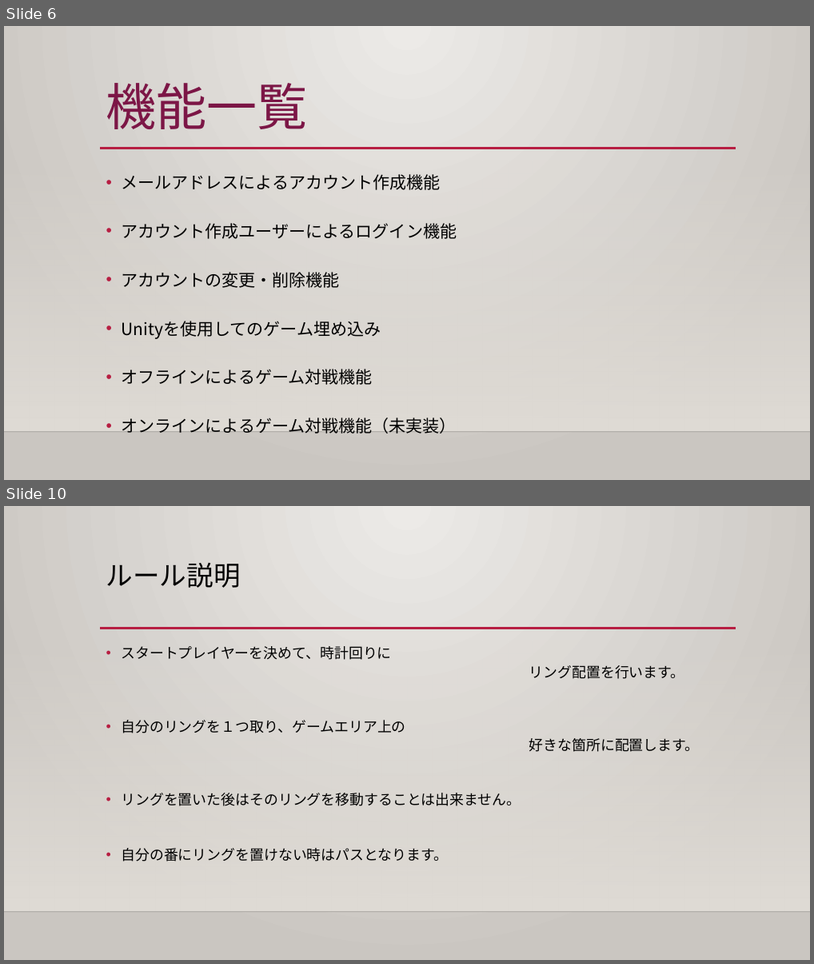
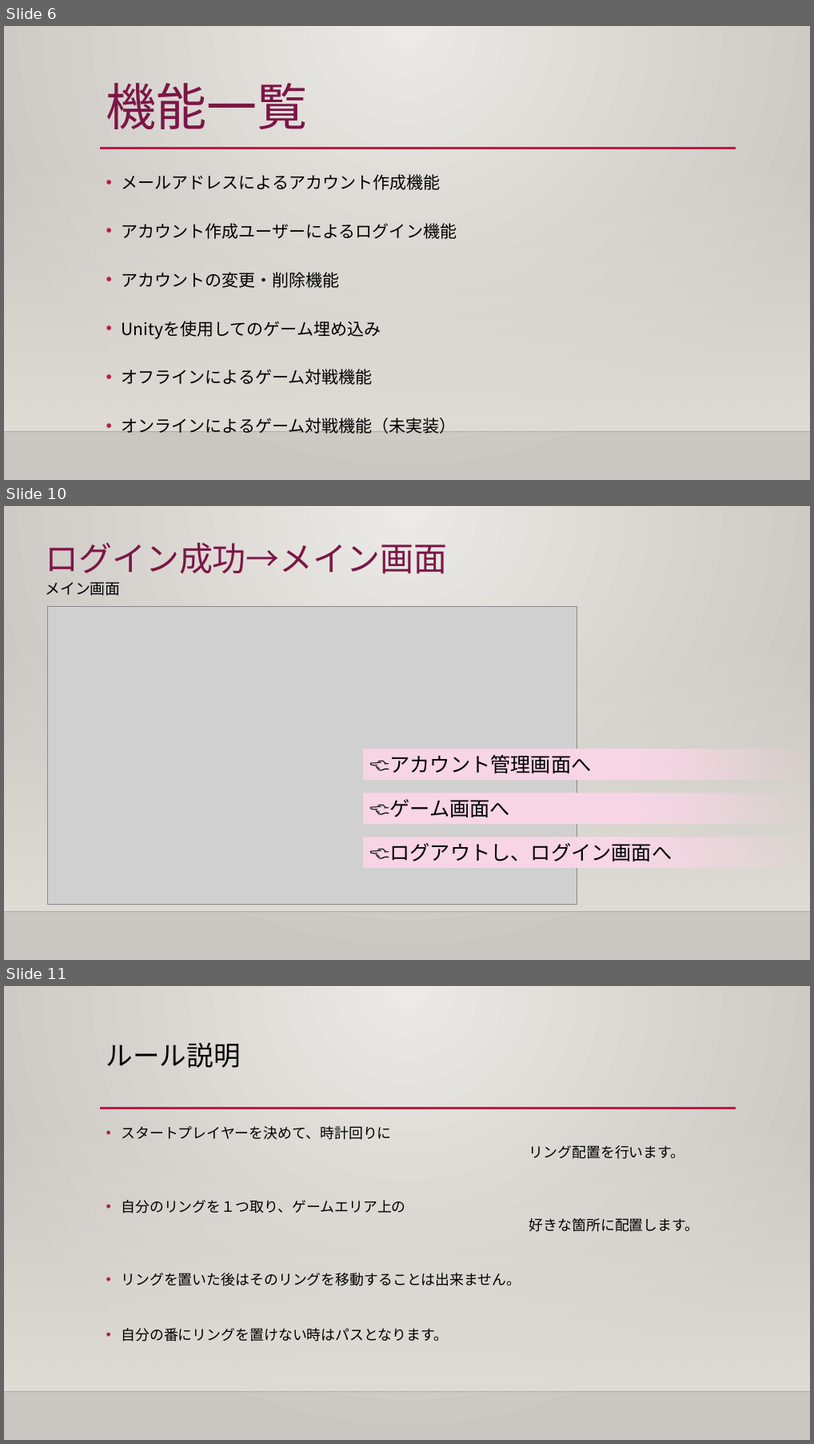
Before and after one commit to ivy239001/threerings, a slide deck: ThreeRings.pptx. Shown one above the other, each under a label of ours: slides 6 and 10 before the commit, slides 6, 10 and 11 after it; the slides between them are not shown. The pictures are 814x964 and 814x1444 pixels, drawn with LibreOffice and Linux fonts; fonts in the diff are those of the drawing; grey boxes stand for pictures; background and template pictures are left out. Boxes give left, top, right and bottom in pixels: in the first picture for what was removed or moved away, otherwise in the second. Text is boxed around its words. In the diff, an @@ line names an element or a change of style, - is before the commit and + after.

```diff
--- a/ThreeRings.pptx
+++ b/ThreeRings.pptx
@@ slide 10 added at [4, 506, 810, 960], background gradient #ECEAE7 to #CAC7C1; not listed: 2 template elements that a slide beside it also shows @@
@@ text added at [45, 542, 447, 574], 40 pt, text #7C1646 @@
+ログイン成功→メイン画面
@@ text added at [45, 582, 120, 596], 18 pt, text #000000 @@
+メイン画面
@@ picture added at [47, 607, 577, 904] @@
@@ rectangle added at [364, 749, 810, 780], fill gradient #FBD8E8, 24 pt, text #000000 @@
+👈アカウント管理画面へ
@@ rectangle added at [364, 792, 810, 823], fill gradient #FBD8E8, 24 pt, text #000000 @@
+👈ゲーム画面へ
@@ rectangle added at [364, 837, 810, 867], fill gradient #FBD8E8, 24 pt, text #000000 @@
+👈ログアウトし、ログイン画面へ
@@ what was slide 10 is now slide 11 @@
```
Also in this commit, not shown: 4 slides changed.
